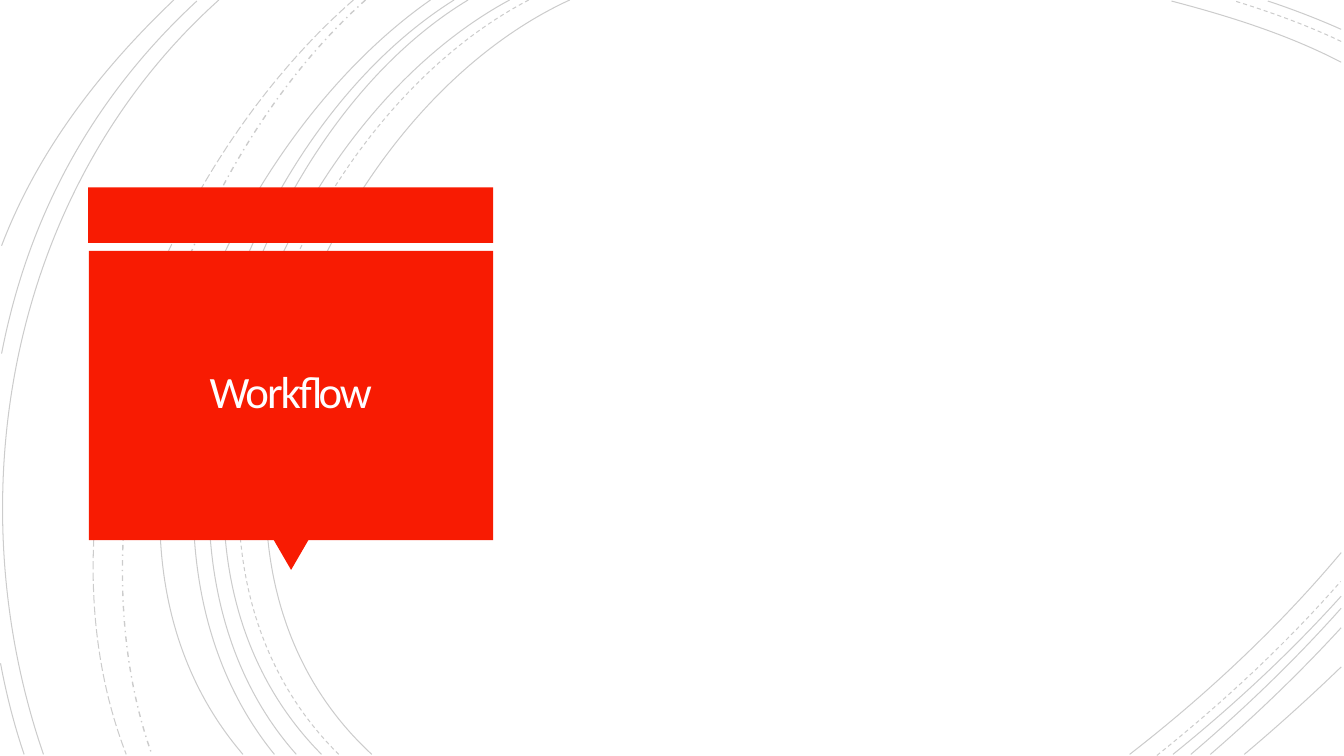
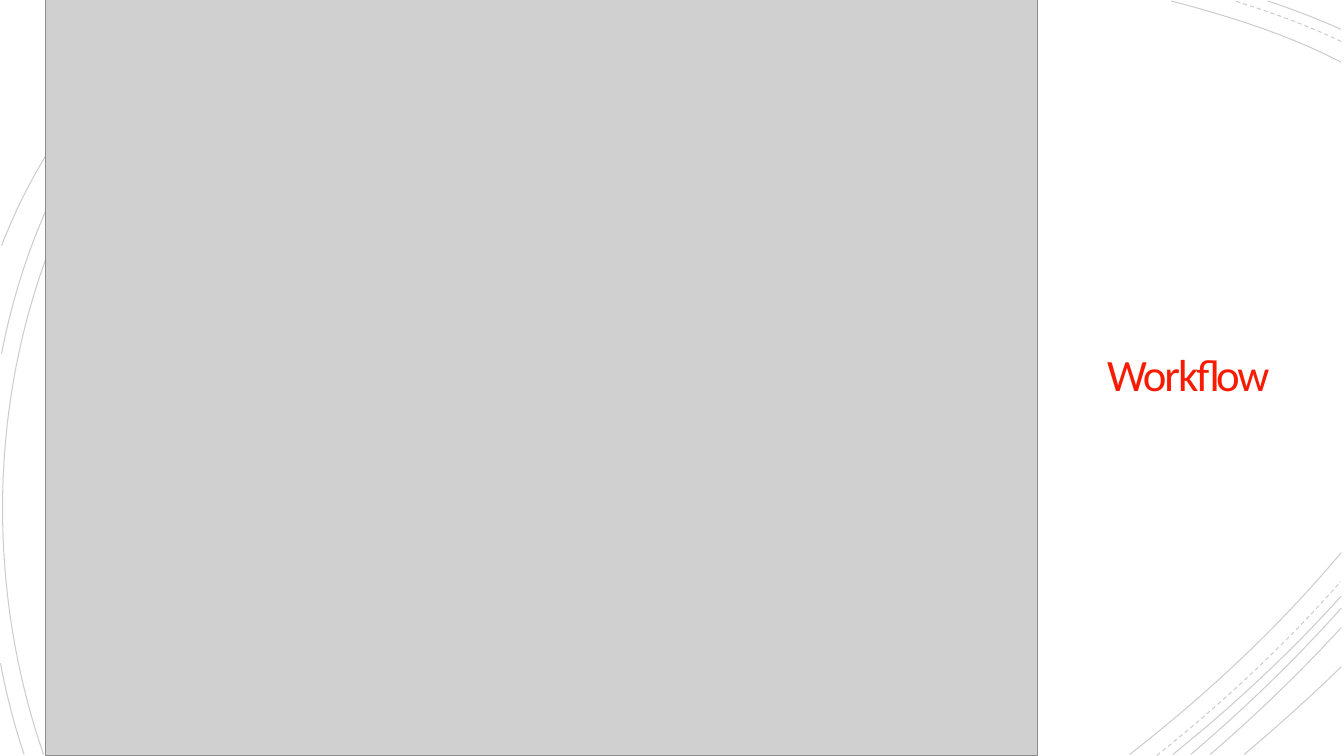
Before and after one commit to cnagbim/Data-Management-Final-Project-Agbim, a slide deck: slide 7 of writing_literature_present/final_presentation.pptx. Drawn at 1344x756 pixels with LibreOffice and Linux fonts; fonts in the diff are those of the drawing; grey boxes stand for pictures. Boxes give left, top, right and bottom in pixels: in the first picture for what was removed or moved away, otherwise in the second. Text is boxed around its words. In the diff, an @@ line names an element or a change of style, - is before the commit and + after.

```diff
--- a/writing_literature_present/final_presentation.pptx
+++ b/writing_literature_present/final_presentation.pptx
@@ picture added at (46,0,1038,756) @@
@@ rectangle removed at (89,188,494,243) @@
@@ rectangle removed at (89,251,493,540) @@
@@ text "Workflow": place and size @@
-text "Workflow" at (210,377,372,409)
+text "Workflow" at (1107,360,1269,392)
@@ text "Workflow" at (1107,360,1269,392): text colour #FFFEFF to #F81B02 @@
@@ triangle removed at (273,540,309,571) @@
```
Also in this commit, not shown: 1 other slide changed.
